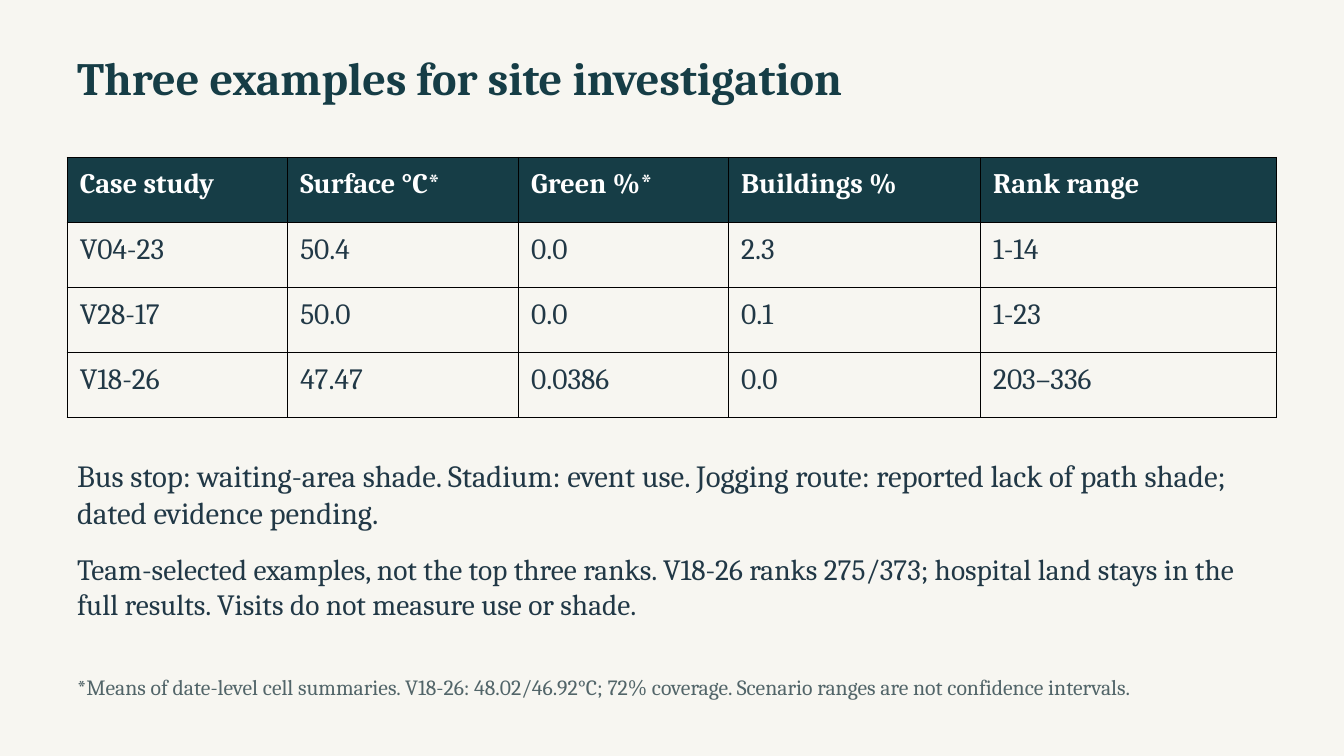
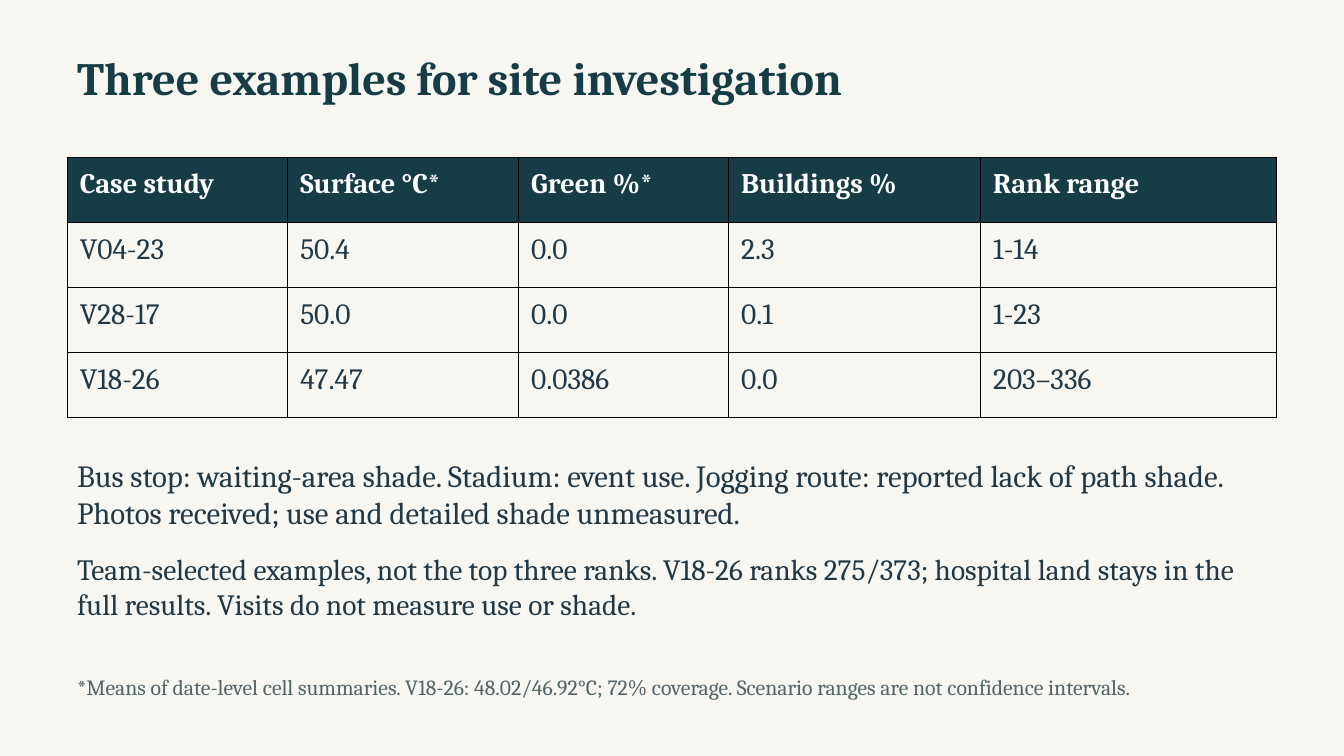
Before and after one commit to NasserAlhuri/spaceHacathon, a slide deck: slide 8 of docs/UrbanHeat-AlKhor-Pitch.pptx. Drawn at 1344x756 pixels with LibreOffice and Linux fonts; fonts in the diff are those of the drawing. Boxes give left, top, right and bottom in pixels: in the first picture for what was removed or moved away, otherwise in the second. Text is boxed around its words. In the diff, an @@ line names an element or a change of style, - is before the commit and + after.

```diff
--- a/docs/UrbanHeat-AlKhor-Pitch.pptx
+++ b/docs/UrbanHeat-AlKhor-Pitch.pptx
@@ text at (77,465,1224,528): text changed @@
-Bus stop: waiting-area shade. Stadium: event use. Jogging route: reported lack of path shade; dated evidence pending.
+Bus stop: waiting-area shade. Stadium: event use. Jogging route: reported lack of path shade. Photos received; use and detailed shade unmeasured.
```
Also in this commit, not shown: 3 other slides changed, 14 other files.
